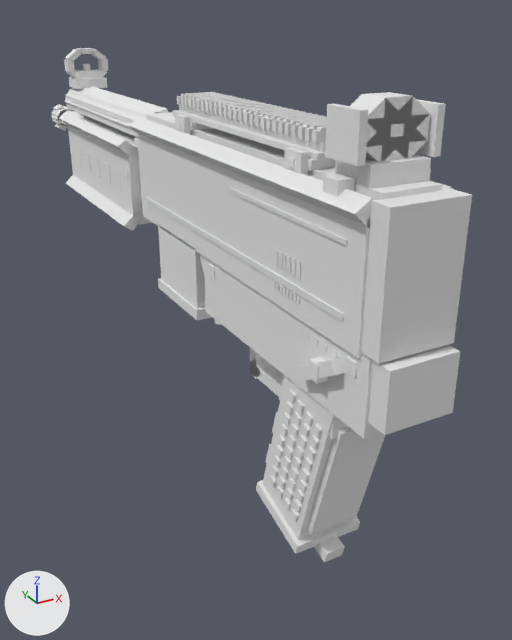
Before and after pictures for a commit that changed the OBJ model src/main/resources/assets/mareeletrica/models/block/armory21_mp5_forge_view.obj.
Camera for both pictures: a camera (50 mm lens) standing at (-0.231, -1.711, 1.012) and looking at (0.668, -0.076, 0.195). The axes (+X, +Y, +Z) are drawn at lower left. The lights are the same throughout. The picture after the commit comes second. Where no turn or scale is listed for an object, it has been applied to the vertices. Vertices at exactly the same position are counted once.

In view in the first picture: 'armory21_mp5_forge_view'.
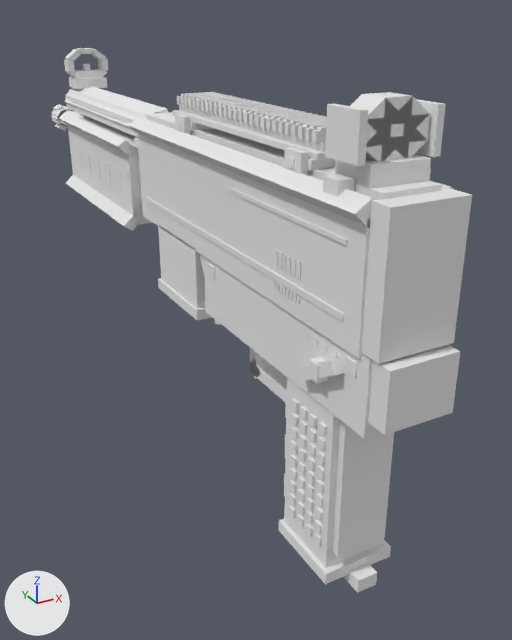
What differs and where, as boxes [x1, y1, x2, y2] in the pictures (512 x 640 px; the box of a moved part takes in the faces that stretch with it):
'armory21_mp5_forge_view', reshaped (6% taller): before [51, 48, 472, 562]; after [51, 48, 472, 593]
part 1 of me_armory21_mp5_forge_view, added: after [284, 378, 384, 568]
part 2 of me_armory21_mp5_forge_view, moved or reshaped: before [256, 480, 360, 554]; after [279, 519, 391, 584]
part 3 of me_armory21_mp5_forge_view, moved or reshaped: before [307, 427, 385, 534]; after [332, 420, 394, 557]
part 4 of me_armory21_mp5_forge_view, moved or reshaped: before [283, 497, 291, 510]; after [314, 533, 322, 546]
part 5 of me_armory21_mp5_forge_view, moved or reshaped: before [278, 476, 286, 488]; after [315, 520, 322, 533]
part 6 of me_armory21_mp5_forge_view, moved or reshaped: before [304, 458, 313, 471]; after [315, 507, 323, 520]
part 7 of me_armory21_mp5_forge_view, moved or reshaped: before [307, 446, 316, 460]; after [316, 493, 324, 506]
part 8 of me_armory21_mp5_forge_view, moved or reshaped: before [283, 456, 291, 468]; after [316, 479, 324, 493]
part 9 of me_armory21_mp5_forge_view, moved or reshaped: before [280, 424, 288, 436]; after [317, 465, 325, 479]
part 10 of me_armory21_mp5_forge_view, moved or reshaped: before [293, 412, 302, 425]; after [317, 451, 326, 464]
part 11 of me_armory21_mp5_forge_view, moved or reshaped: before [269, 475, 276, 487]; after [305, 524, 313, 536]
part 12 of me_armory21_mp5_forge_view, moved or reshaped: before [281, 466, 288, 478]; after [306, 510, 313, 523]
part 13 of me_armory21_mp5_forge_view, moved or reshaped: before [271, 465, 278, 477]; after [306, 498, 314, 510]
part 14 of me_armory21_mp5_forge_view, moved or reshaped: before [273, 455, 281, 467]; after [307, 484, 314, 497]
part 15 of me_armory21_mp5_forge_view, added: after [308, 457, 316, 470]
part 16 of me_armory21_mp5_forge_view, added: after [297, 502, 305, 514]
part 17 of me_armory21_mp5_forge_view, deleted: before [314, 536, 345, 562]
part 18 of me_armory21_mp5_forge_view, moved or reshaped: before [262, 376, 354, 540]; after [284, 392, 377, 593]

The change in detail:
me_armory21_mp5_forge_view is used by ob_armory21_mp5_forge_view; location (0.0, 0.0, 0.0).
me_armory21_mp5_forge_view had 2134 vertices, 1632 faces and spanned x 0.37..0.63, y -0.95..1.19, z -0.09..0.89.
me_armory21_mp5_forge_view now has 2126 vertices, 1626 faces and spans x 0.37..0.63, y -0.95..1.19, z -0.07..0.89.
me_armory21_mp5_forge_view part 1: a new loose piece, a box spanning x 0.43..0.57, y -0.81..-0.64, z -0.03..0.35, in mat_polymer (its picture is missing).
me_armory21_mp5_forge_view part 2: the loose piece of 8 vertices spanning x 0.42..0.58, y -0.71..-0.53, z -0.06..0.02 is turned -16 degrees about the x axis through its middle, then moved by (0.0, -0.11, -0.01).
me_armory21_mp5_forge_view part 3: the loose piece of 8 vertices spanning x 0.44..0.56, y -0.81..-0.71, z 0.0..0.3 is turned -16 degrees about the x axis through its middle, then moved by (0.0, -0.05, 0.02).
me_armory21_mp5_forge_view part 4: the loose piece of 8 vertices spanning x 0.42..0.43, y -0.67..-0.65, z 0.03..0.05 is moved by (0.0, -0.12, -0.01).
me_armory21_mp5_forge_view part 5: the loose piece of 8 vertices spanning x 0.42..0.43, y -0.65..-0.63, z 0.07..0.09 is moved by (0.0, -0.14, -0.01).
me_armory21_mp5_forge_view part 6: the loose piece of 8 vertices spanning x 0.42..0.43, y -0.75..-0.72, z 0.18..0.2 is moved by (0.0, -0.04, -0.09).
me_armory21_mp5_forge_view part 7: the loose piece of 8 vertices spanning x 0.42..0.43, y -0.76..-0.73, z 0.21..0.23 is moved by (0.0, -0.03, -0.09).
me_armory21_mp5_forge_view part 8: the loose piece of 8 vertices spanning x 0.42..0.43, y -0.67..-0.64, z 0.13..0.16 is moved by (0.0, -0.12, 0.02).
me_armory21_mp5_forge_view part 9: the loose piece of 8 vertices spanning x 0.42..0.43, y -0.65..-0.63, z 0.2..0.23 is moved by (0.0, -0.14, -0.02).
me_armory21_mp5_forge_view part 10: the loose piece of 8 vertices spanning x 0.42..0.43, y -0.7..-0.68, z 0.26..0.28 is moved by (0.0, -0.09, -0.04).
me_armory21_mp5_forge_view part 11: the loose piece of 8 vertices spanning x 0.42..0.43, y -0.61..-0.58, z 0.05..0.07 is moved by (0.0, -0.15, -0.02).
me_armory21_mp5_forge_view part 12: the loose piece of 8 vertices spanning x 0.42..0.43, y -0.66..-0.63, z 0.1..0.12 is moved by (0.0, -0.1, -0.05).
me_armory21_mp5_forge_view part 13: the loose piece of 8 vertices spanning x 0.42..0.43, y -0.62..-0.59, z 0.08..0.1 is moved by (0.0, -0.14, 0.01).
me_armory21_mp5_forge_view part 14: the loose piece of 8 vertices spanning x 0.42..0.43, y -0.63..-0.6, z 0.11..0.13 is moved by (0.0, -0.13, 0.01).
me_armory21_mp5_forge_view part 15: a new loose piece, a box spanning x 0.421..0.4269, y -0.7554..-0.7374, z 0.1891..0.2071, in mat_rubber (its picture is missing).
me_armory21_mp5_forge_view part 16: a new loose piece, a box spanning x 0.421..0.4269, y -0.7228..-0.7048, z 0.0586..0.0766, in mat_rubber (its picture is missing).
me_armory21_mp5_forge_view part 17: the loose piece of 8 vertices spanning x 0.48..0.52, y -0.74..-0.69, z -0.09..-0.04 is deleted.
me_armory21_mp5_forge_view part 18: 76 vertices moved from x 0.42..0.58, y -0.76..-0.66, z 0.08..0.32 to x 0.42..0.58, y -0.76..-0.63, z 0.09..0.3; 242 vertices removed from x 0.42..0.58, y -0.82..-0.54, z -0.04..0.42; 218 vertices added at x 0.42..0.58, y -0.85..-0.63, z -0.07..0.3.
Other edits to the shape of me_armory21_mp5_forge_view do not show in these pictures.
